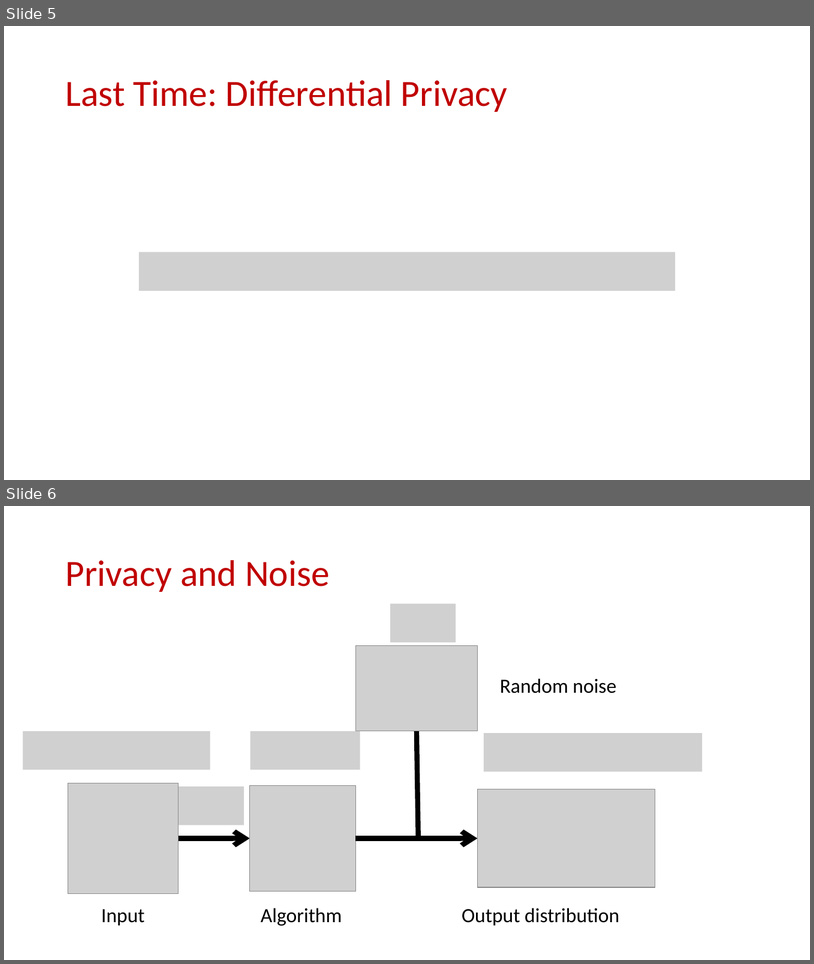
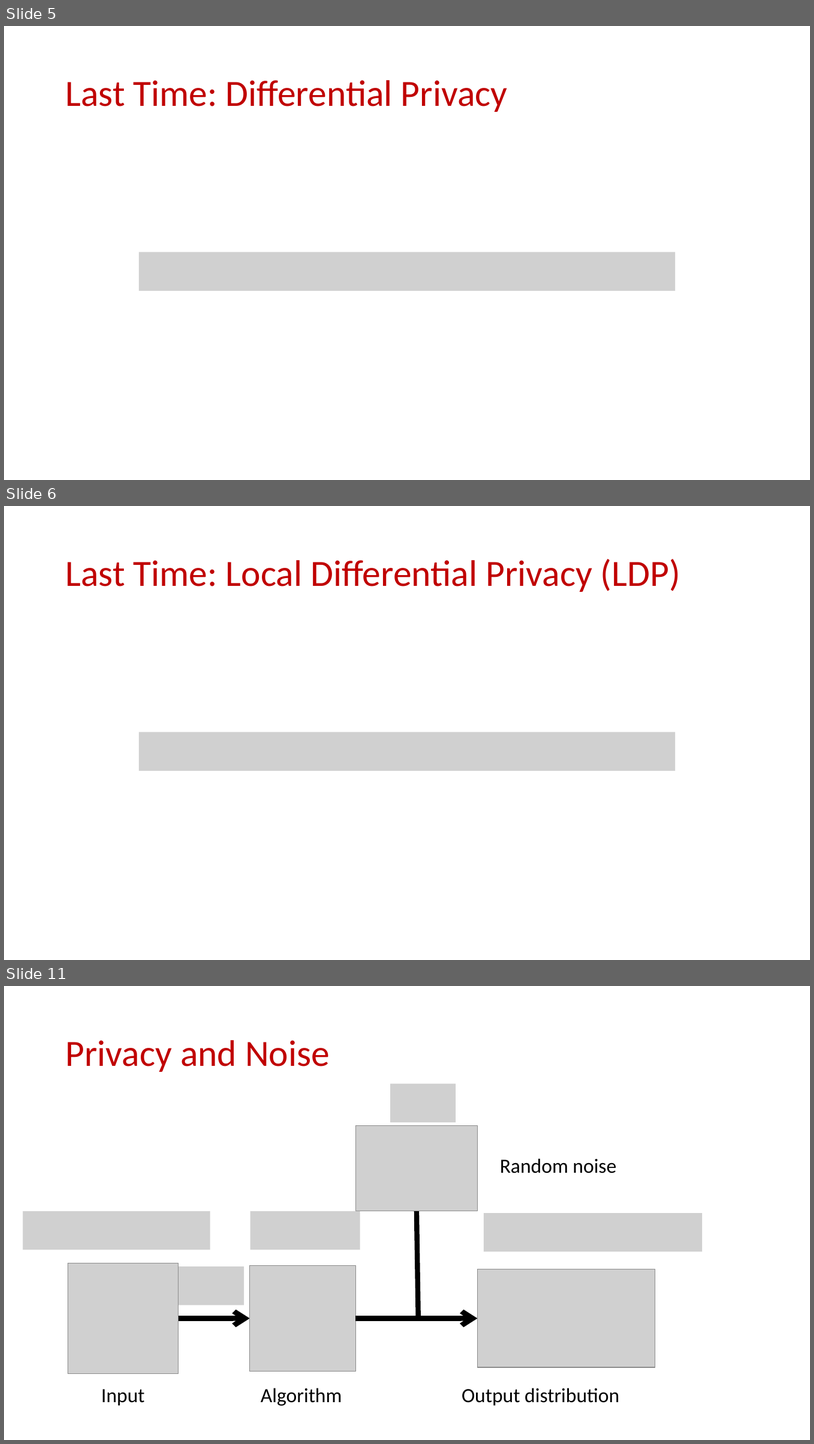
Before and after one commit to samsonzhou/samsonzhou.github.io, a slide deck: CSCE658-S24/L20.pptx. Shown one above the other, each under a label of ours: slides 5 and 6 before the commit, slides 5, 6 and 11 after it; the slides between them are not shown. The pictures are 814x964 and 814x1444 pixels, drawn with LibreOffice and Linux fonts; fonts in the diff are those of the drawing; grey boxes stand for pictures. Boxes give left, top, right and bottom in pixels: in the first picture for what was removed or moved away, otherwise in the second. Text is boxed around its words. In the diff, an @@ line names an element or a change of style, - is before the commit and + after.

```diff
--- a/CSCE658-S24/L20.pptx
+++ b/CSCE658-S24/L20.pptx
@@ slide 6 added at box(4, 506, 810, 960), background #FFFFFF @@
@@ title added at box(65, 559, 681, 592), 44 pt, text #C00000 @@
+Last Time: Local Differential Privacy (LDP)
@@ picture added at box(139, 732, 675, 771) @@
@@ what was slide 6 is now slide 11 @@
```
Also in this commit, not shown: 2 slides changed, 19 other slides added.
